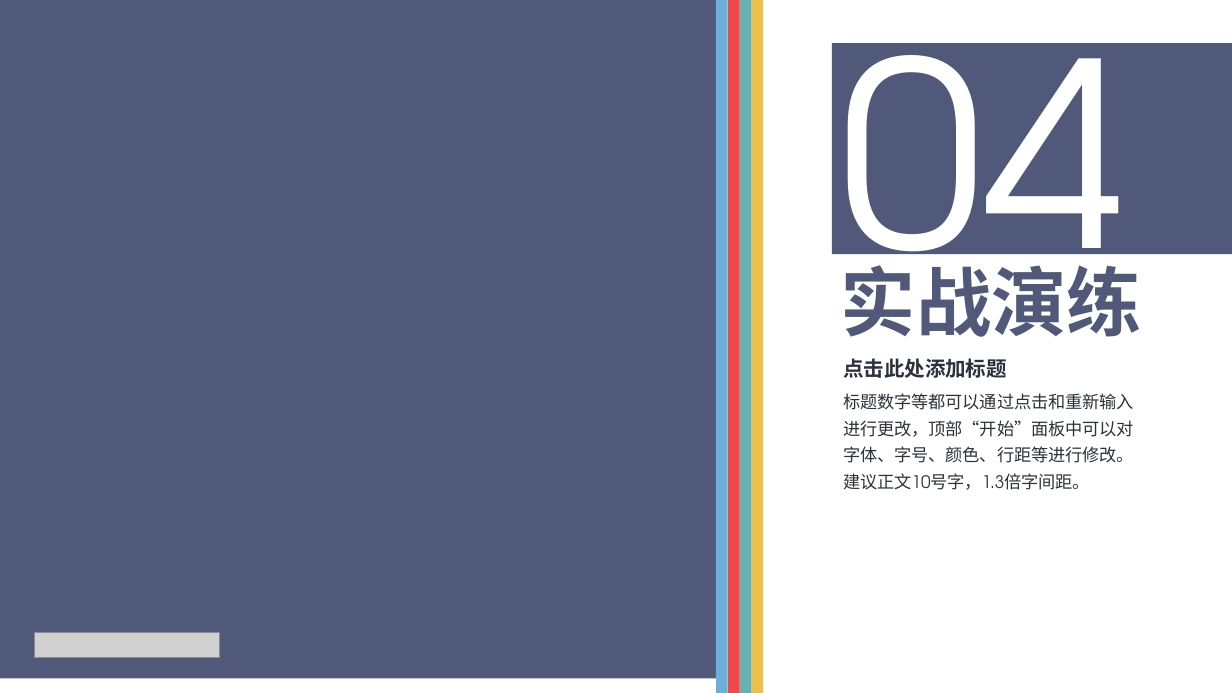
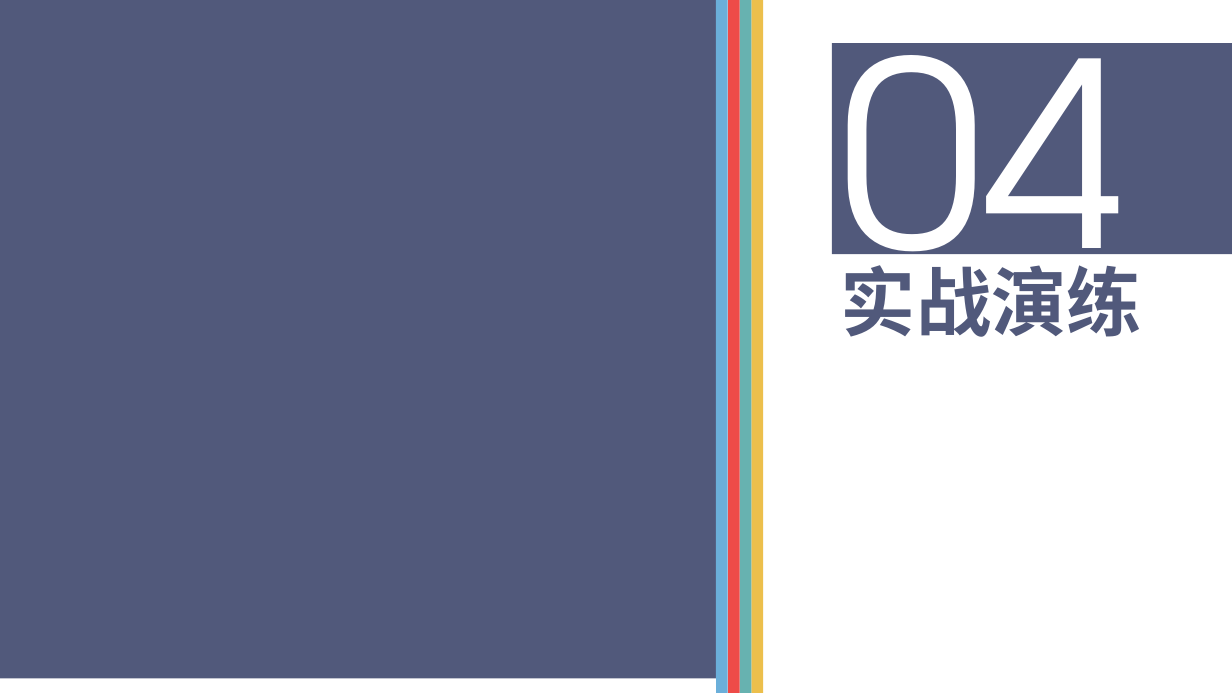
Before and after one commit to wy666888/My-learning, a slide deck: slide 17 of 工作的总结/相关资料/Git.pptx. Drawn at 1232x693 pixels with LibreOffice and Linux fonts; fonts in the diff are those of the drawing; grey boxes stand for pictures. Boxes give left, top, right and bottom in pixels: in the first picture for what was removed or moved away, otherwise in the second. Text is boxed around its words. In the diff, an @@ line names an element or a change of style, - is before the commit and + after.

```diff
--- a/工作的总结/相关资料/Git.pptx
+++ b/工作的总结/相关资料/Git.pptx
@@ text removed at [843, 358, 1007, 378] @@
-点击此处添加标题
@@ text removed at [843, 393, 1134, 490] @@
-标题数字等都可以通过点击和重新输入进行更改，顶部“开始”面板中可以对字体、字号、颜色、行距等进行修改。建议正文10号字，1.3倍字间距。
@@ picture removed at [34, 633, 219, 658] @@
```
Also in this commit, not shown: 1 other slide changed.
